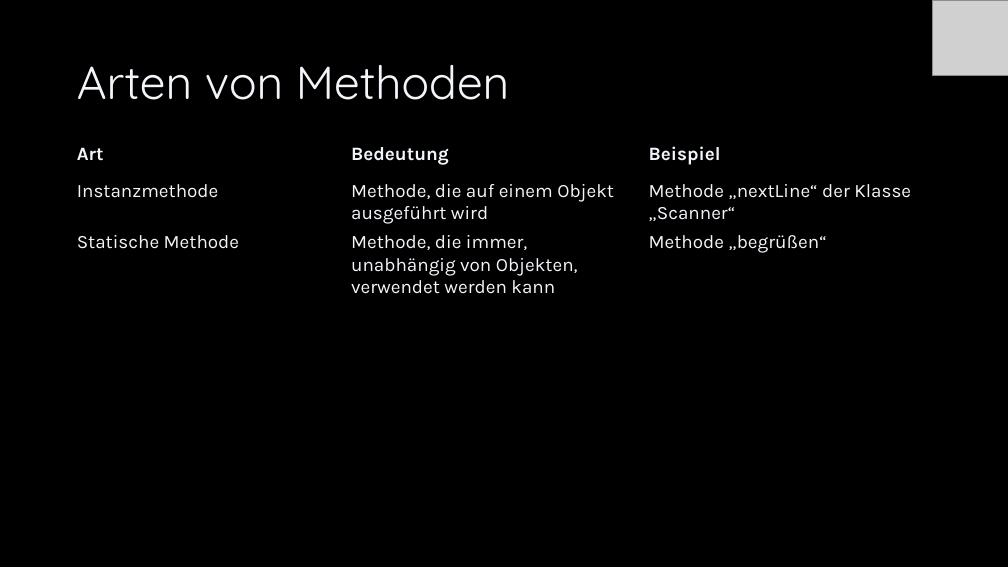
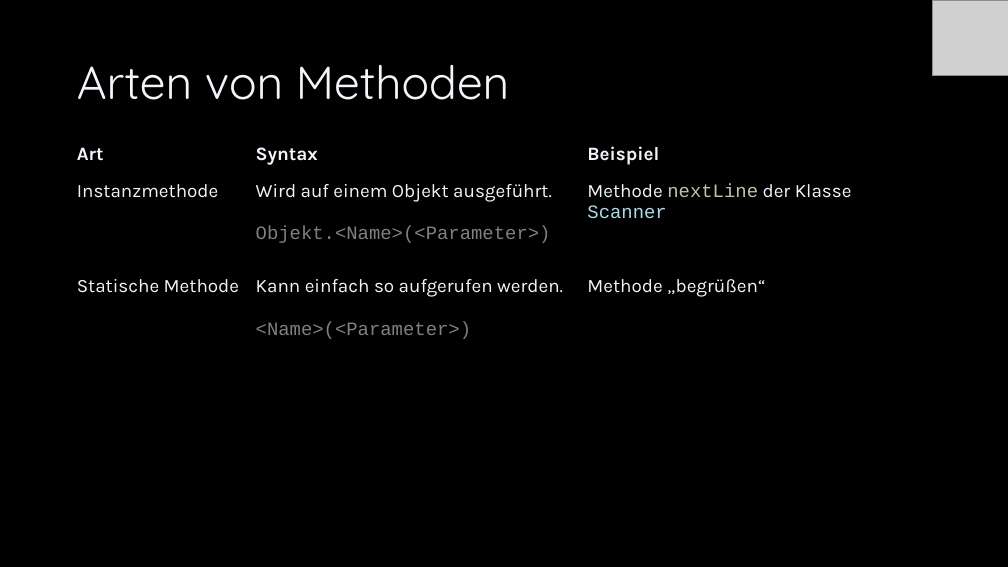
Before and after one commit to Cactusroot/Java, a slide deck: slide 24 of src/Java.pptx (slide 29 before the commit). Drawn at 1008x567 pixels with LibreOffice and Linux fonts; fonts in the diff are those of the drawing; grey boxes stand for pictures. Boxes give left, top, right and bottom in pixels: in the first picture for what was removed or moved away, otherwise in the second. Text is boxed around its words. In the diff, an @@ line names an element or a change of style, - is before the commit and + after.

```diff
--- a/src/Java.pptx
+++ b/src/Java.pptx
@@ table at <box>70,140,940,373</box> @@
-row 1, column 2: Bedeutung
+row 1, column 2: Syntax
-row 2, column 2: Methode, die auf einem Objekt ausgeführt wird
+row 2, column 2: Wird auf einem Objekt ausgeführt. / Objekt.<Name>(<Parameter>)
-row 2, column 3: Methode „nextLine“ der Klasse „Scanner“
+row 2, column 3: Methode nextLine der Klasse Scanner
-row 3, column 2: Methode, die immer, unabhängig von Objekten, verwendet werden kann
+row 3, column 2: Kann einfach so aufgerufen werden. / <Name>(<Parameter>)
```
Also in this commit, not shown: 23 other slides changed, 9 slides added, 2 slides removed, 2 other files.
